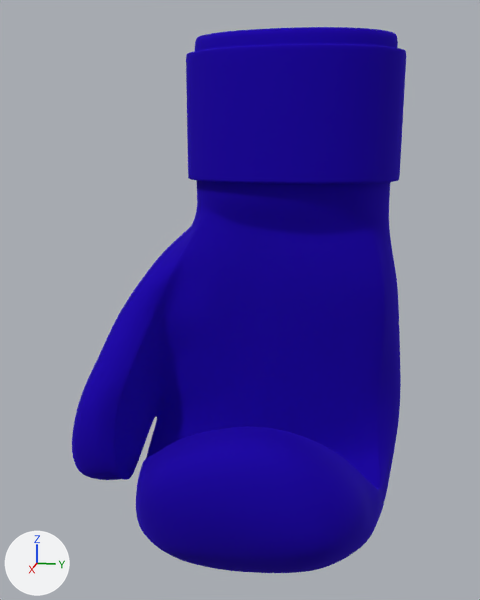
One commit to the glTF model testes/glb/luvaBox1.glb: the scene before it, then after it.
The view is the same before and after, from a 50 mm camera at (0.449, 0.086, 0.039) aimed at (0.031, 0.002, -0.065). Arrows for +X, +Y and +Z are at lower left; the lights stay in place. Where no turn or scale is listed for an object, it has been applied to the vertices.

Before the edit, the objects in view are built like this:
```python
mat_leather_boxing_gloves_v1_diffuse = bpy.data.materials.new('Leather_Boxing_Gloves_V1_Diffuse')
mat_leather_boxing_gloves_v1_diffuse.use_nodes = True; mat_leather_boxing_gloves_v1_diffuse.node_tree.nodes.clear()
_N = mat_leather_boxing_gloves_v1_diffuse.node_tree.nodes; _L = mat_leather_boxing_gloves_v1_diffuse.node_tree.links
n0 = _N.new('ShaderNodeBsdfPrincipled'); n0.name = 'Principled BSDF'
n0.inputs[0].default_value = (0.0328, 0.00765, 0.588, 1.0)  # 'Base Color', blue #3315ca
n0.inputs[18].default_value = 1.0  # 'Transmission Weight'
n1 = _N.new('ShaderNodeOutputMaterial'); n1.name = 'Material Output'
n2 = _N.new('ShaderNodeMath'); n2.name = 'Math'
n2.operation = 'MULTIPLY'
n2.inputs[1].default_value = 0.9  # 'Value'
n3 = _N.new('ShaderNodeSeparateColor'); n3.name = 'Separate Color'
n4 = _N.new('ShaderNodeTexImage'); n4.name = 'Image Texture'
n4.image = img_image
_L.new(n0.outputs[0], n1.inputs[0])  # 'BSDF' to 'Surface'
_L.new(n2.outputs[0], n0.inputs[2])  # 'Value' to 'Roughness'
_L.new(n3.outputs[2], n0.inputs[1])  # 'Blue' to 'Metallic'
_L.new(n3.outputs[1], n2.inputs[0])  # 'Green' to 'Value'
_L.new(n4.outputs[0], n3.inputs[0])  # 'Color' to 'Color'
me_10493_leather_boxing_gloves_v1_l3 = bpy.data.meshes.new('10493_Leather_Boxing_Gloves_V1_L3')
me_10493_leather_boxing_gloves_v1_l3.from_pydata(...)  # 10274 vertices, 20544 faces; spans x -0.202..-0.039, y -0.108..0.11, z -0.346..0.0
me_10493_leather_boxing_gloves_v1_l3.materials.append(mat_leather_boxing_gloves_v1_diffuse)
ob_10493_leather_boxing_gloves_v1_l3 = bpy.data.objects.new('10493_Leather_Boxing_Gloves_V1_L3', me_10493_leather_boxing_gloves_v1_l3)
ob_10493_leather_boxing_gloves_v1_l3.location = (0.1535, 0.0, 0.1013)
```
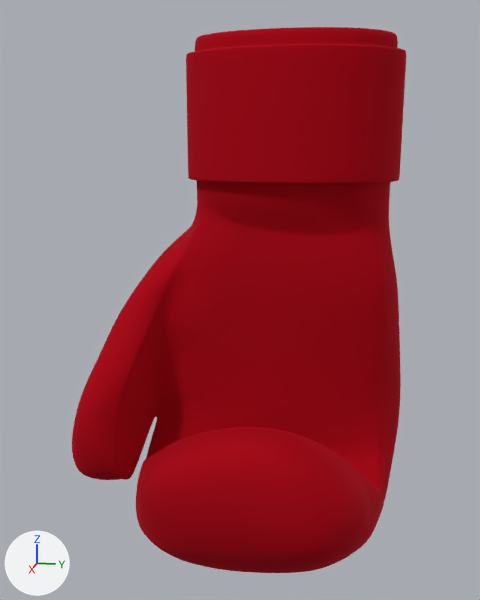
Patch to the scene script:
```diff
--- a/testes/glb/luvaBox1.glb.py
+++ b/testes/glb/luvaBox1.glb.py
@@ mat_leather_boxing_gloves_v1_diffuse @@
 n0 = _N.new('ShaderNodeBsdfPrincipled'); n0.name = 'Principled BSDF'
-n0.inputs[0].default_value = (0.0328, 0.00765, 0.588, 1.0)  # 'Base Color', blue #3315ca
+n0.inputs[0].default_value = (0.588, 0.00943, 0.024, 1.0)  # 'Base Color', red #ca192b
 n0.inputs[18].default_value = 1.0  # 'Transmission Weight'
```

What differs and where, as boxes [x1, y1, x2, y2] in the pictures (480 x 600 px):
'10493_Leather_Boxing_Gloves_V1_L3', recoloured (blue to red)
    both: [72, 27, 406, 573]
